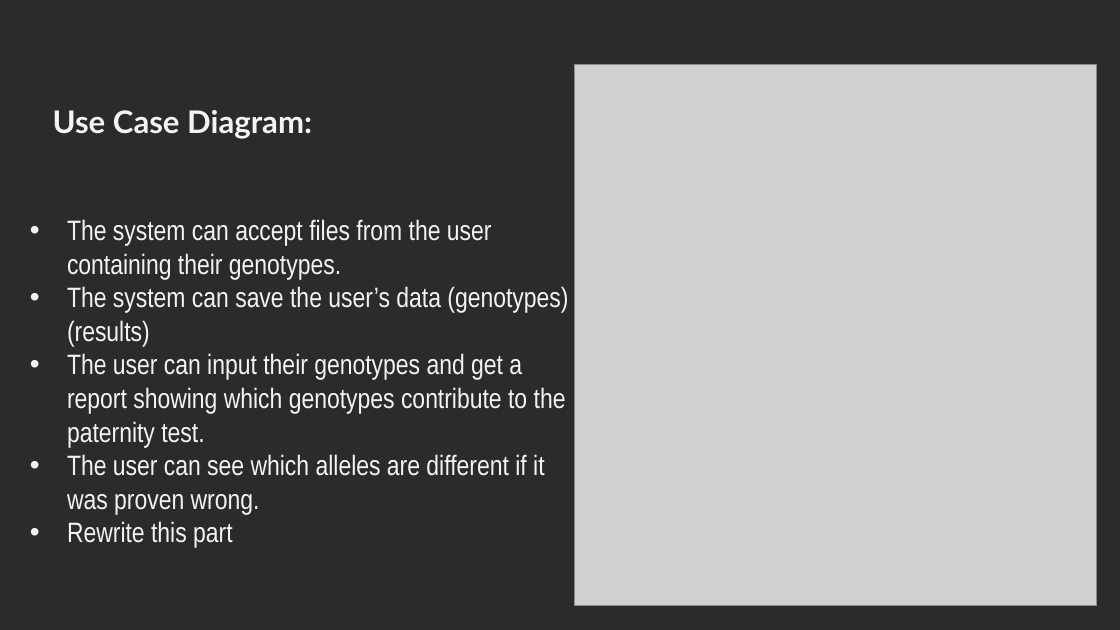
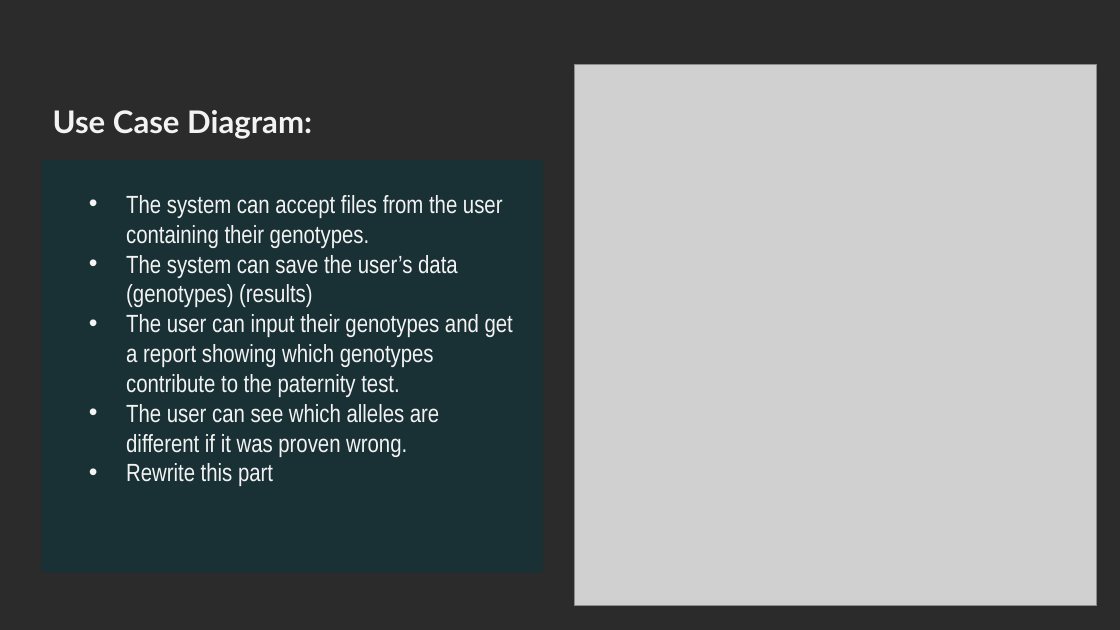
Before and after one commit to YoussifAssem/Genatac, a slide deck: slide 9 of E-Genetics/presentations/new presentation.pptx. Drawn at 1120x630 pixels with LibreOffice and Linux fonts; fonts in the diff are those of the drawing; grey boxes stand for pictures; background and template pictures are left out; a plain dark background stands for a picture behind light text. Boxes give left, top, right and bottom in pixels: in the first picture for what was removed or moved away, otherwise in the second. Text is boxed around its words. In the diff, an @@ line names an element or a change of style, - is before the commit and + after.

```diff
--- a/E-Genetics/presentations/new presentation.pptx
+++ b/E-Genetics/presentations/new presentation.pptx
@@ rectangle "The system can accept files ..." resized from (x1=67, y1=219, x2=568, y2=548) to (x1=41, y1=160, x2=543, y2=573) @@
@@ rectangle "The system can accept files ..." at (x1=41, y1=160, x2=543, y2=573): size 18 to 16 pt; vertical alignment middle to top; fill none to #0C343D at 57% opacity @@
```
Also in this commit, not shown: 6 other slides changed, 5 slides added, 3 slides removed.
